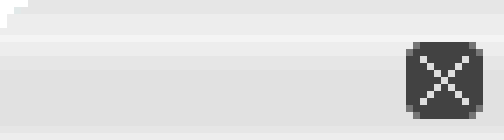
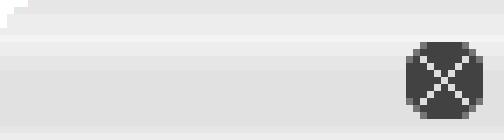
Before/after of a 504×140 layered artwork. What changed in the layer stack:
painted on "shoulder_L.png" over <box>406,42,483,119</box>
painted on "Pasted Layer" over <box>406,42,483,119</box>
